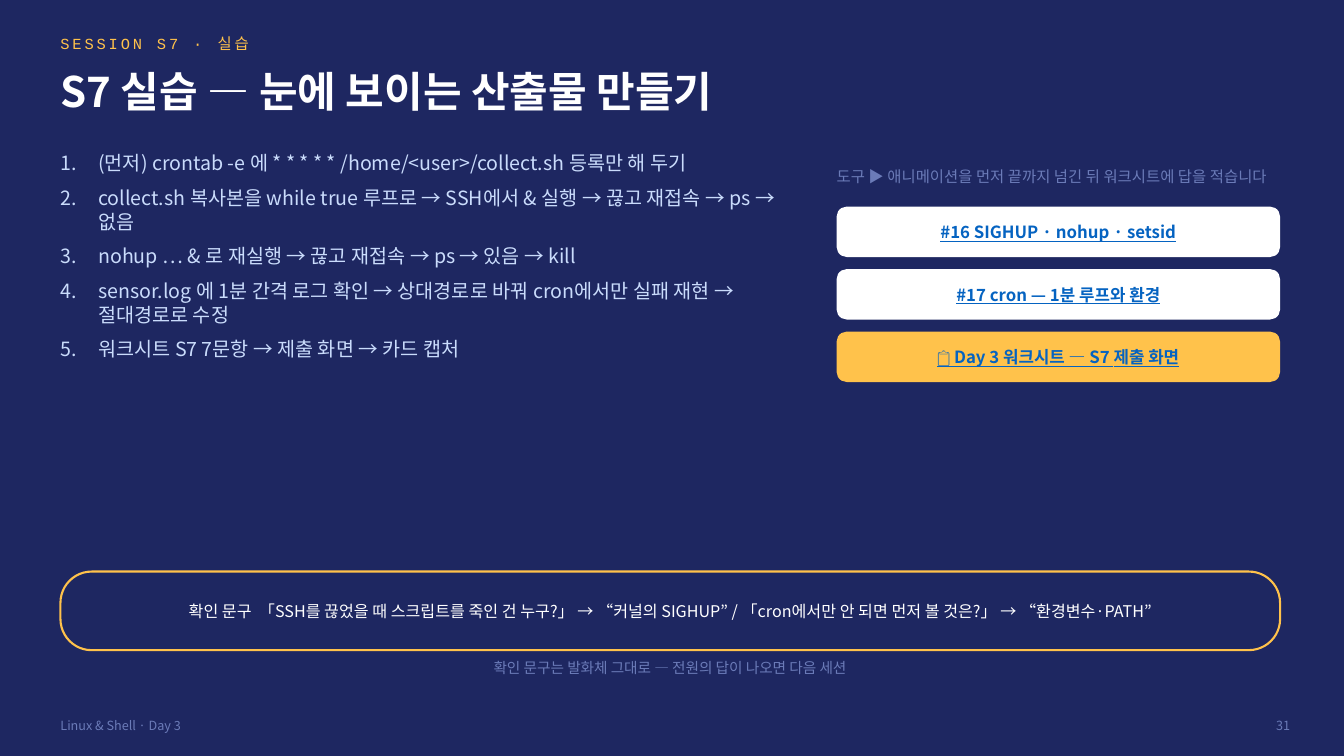
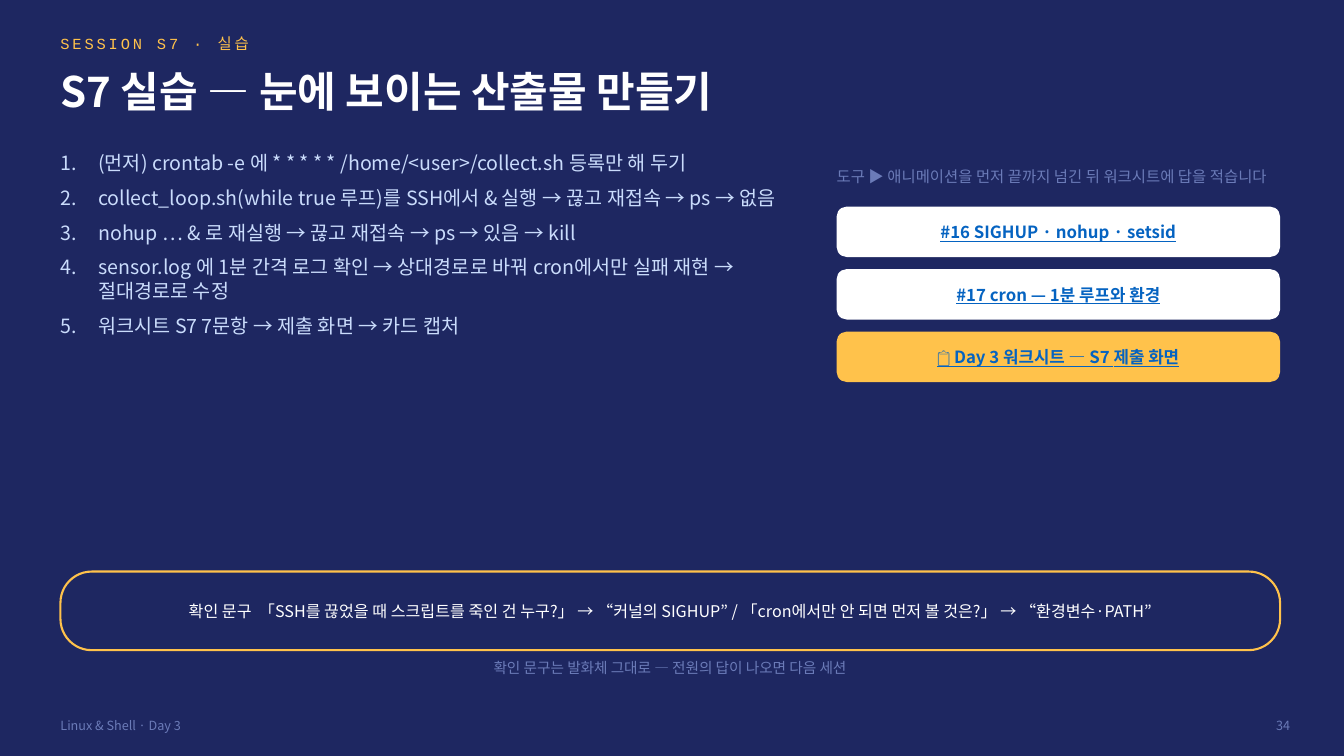
Before and after one commit to imguru-mooc/AI_CAMPUS, a slide deck: slide 34 of os-day3/운영체제_Day3.pptx (slide 31 before the commit). Drawn at 1344x756 pixels with LibreOffice and Linux fonts; fonts in the diff are those of the drawing. Boxes give left, top, right and bottom in pixels: in the first picture for what was removed or moved away, otherwise in the second. Text is boxed around its words. In the diff, an @@ line names an element or a change of style, - is before the commit and + after.

```diff
--- a/os-day3/운영체제_Day3.pptx
+++ b/os-day3/운영체제_Day3.pptx
@@ text at (98,189,776,210): text changed @@
-2. collect.sh 복사본을 while true 루프로 → SSH에서 & 실행 → 끊고 재접속 → ps → 없음
+2. collect_loop.sh(while true 루프)를 SSH에서 & 실행 → 끊고 재접속 → ps → 없음
@@ text at (1276,721,1290,730): text changed @@
-31
+34
```
Also in this commit, not shown: 19 other slides changed, 5 slides added, 1 other file.
